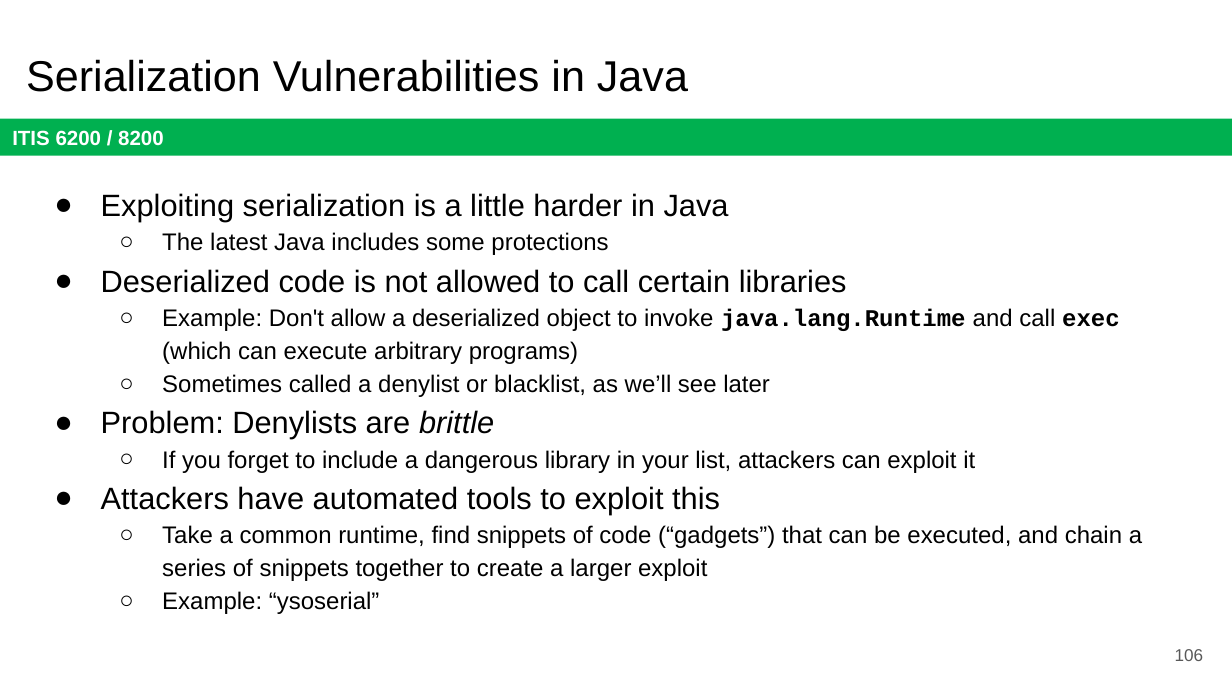
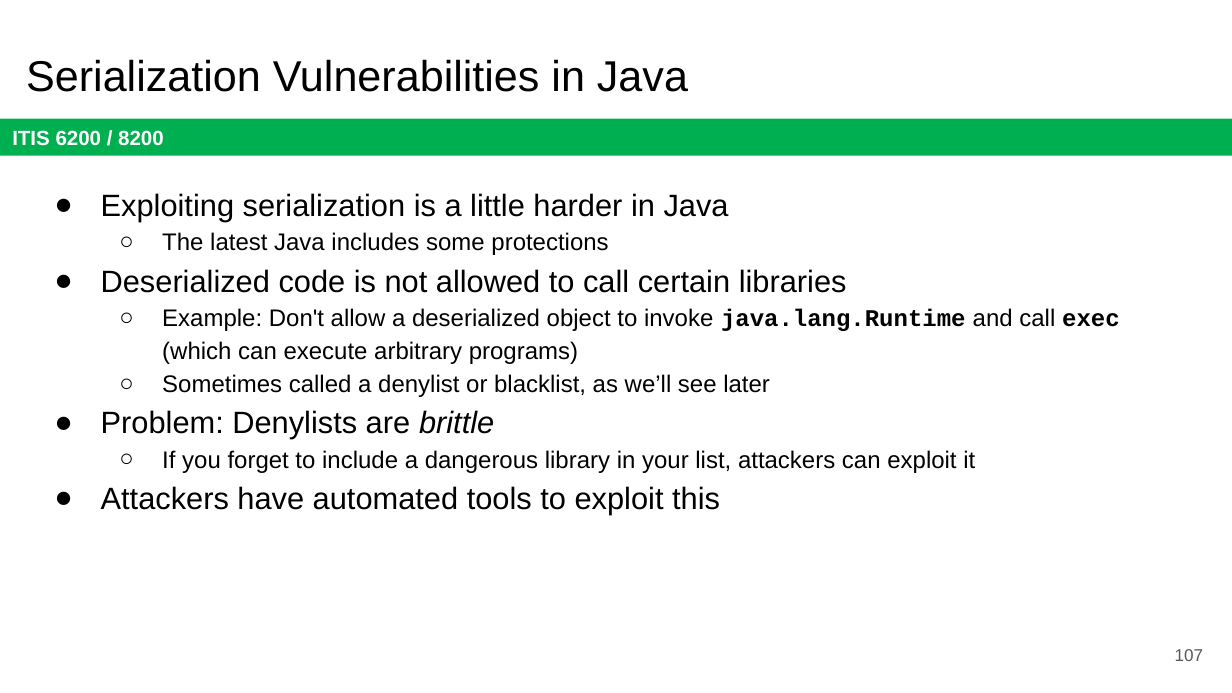
Before and after one commit to jx5c/github.io, a slide deck: slide 107 of teaching/ITIS6200/2023fa/lectures/lec21.Mitigating Memory Safety Vulnerabilities.pptx (slide 106 before the commit). Drawn at 1232x693 pixels with LibreOffice and Linux fonts; fonts in the diff are those of the drawing. Boxes give left, top, right and bottom in pixels: in the first picture for what was removed or moved away, otherwise in the second. Text is boxed around its words. In the diff, an @@ line names an element or a change of style, - is before the commit and + after.

```diff
--- a/teaching/ITIS6200/2023fa/lectures/lec21.Mitigating Memory Safety Vulnerabilities.pptx
+++ b/teaching/ITIS6200/2023fa/lectures/lec21.Mitigating Memory Safety Vulnerabilities.pptx
@@ text at box(162, 525, 1142, 614): paragraphs removed @@
-  ○ Take a common runtime, find snippets of code (“gadgets”) that can be executed, and chain a series of snippets together to create a larger exploit
-  ○ Example: “ysoserial”
@@ page number at box(1175, 649, 1203, 661): text changed @@
-106
+107
```
Also in this commit, not shown: 7 other slides changed, 2 slides added, 1 slide removed, 2 other files.
